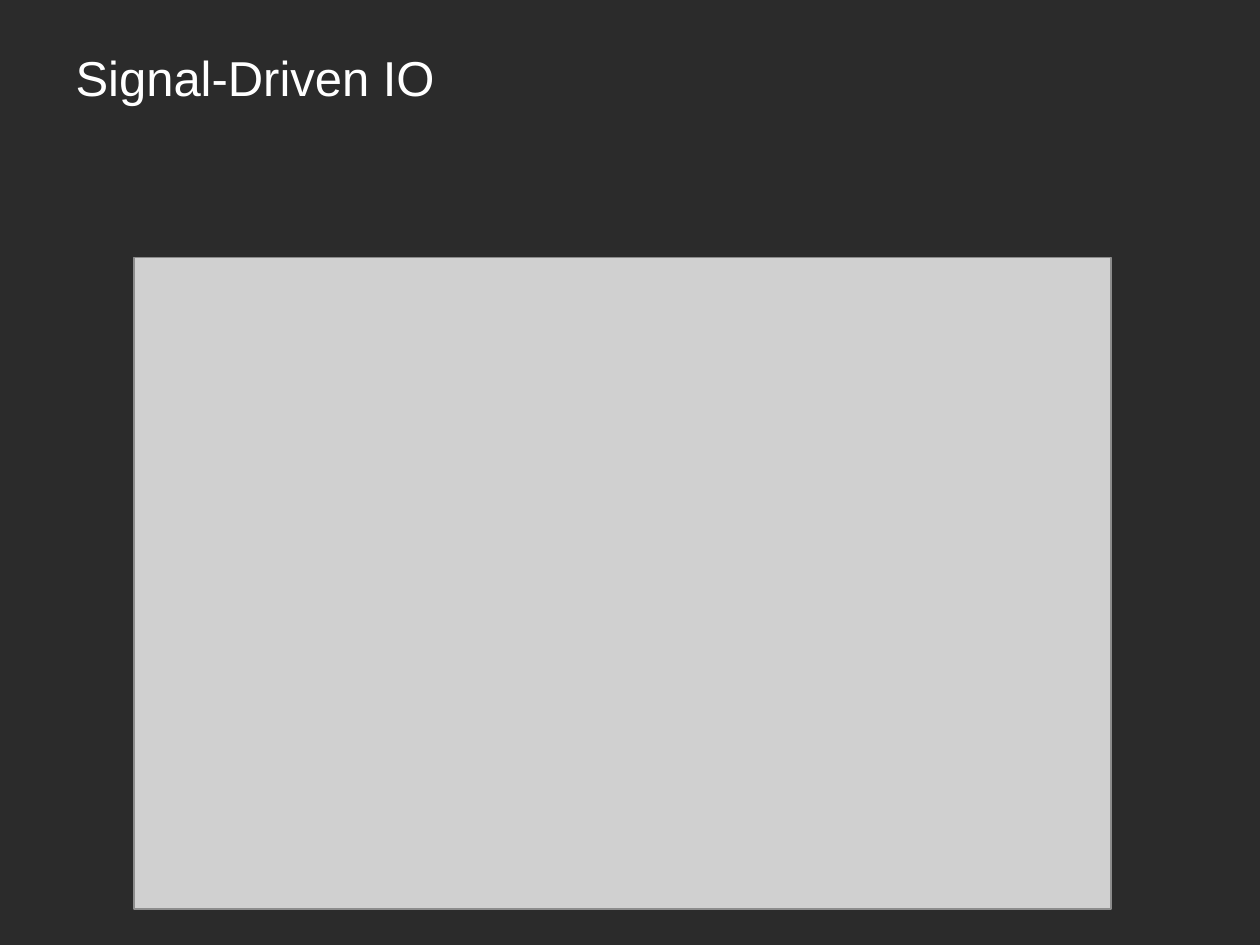
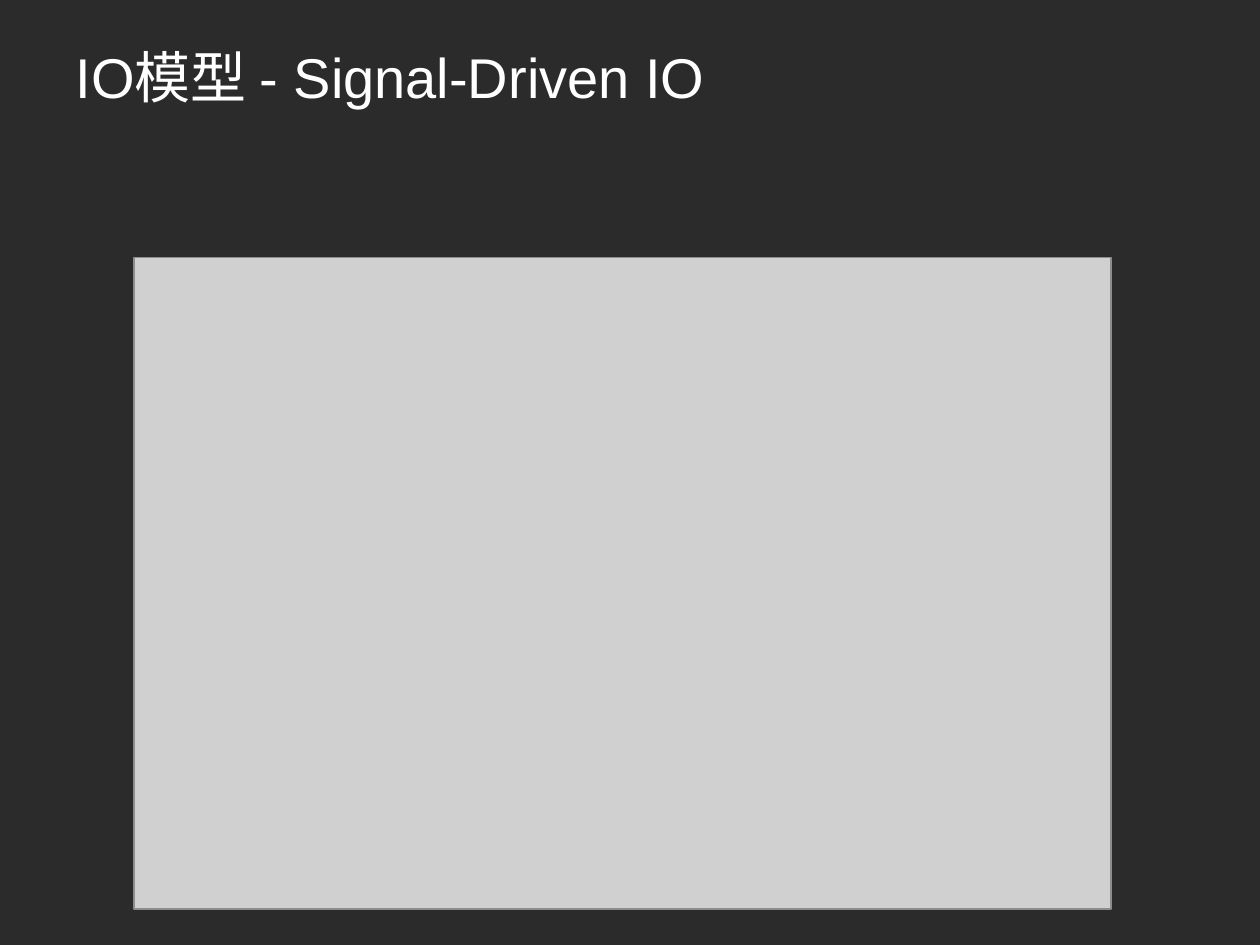
Before and after one commit to yilong7797/01-document, a slide deck: slide 10 of 05-netty/netty.pptx (slide 8 before the commit). Drawn at 1260x945 pixels with LibreOffice and Linux fonts; fonts in the diff are those of the drawing; grey boxes stand for pictures; background and template pictures are left out; a plain dark background stands for a picture behind light text. Boxes give left, top, right and bottom in pixels: in the first picture for what was removed or moved away, otherwise in the second. Text is boxed around its words. In the diff, an @@ line names an element or a change of style, - is before the commit and + after.

```diff
--- a/05-netty/netty.pptx
+++ b/05-netty/netty.pptx
@@ title at (76,54,704,109): text changed; size 28 to 32 pt @@
-Signal-Driven IO
+IO模型 - Signal-Driven IO
```
Also in this commit, not shown: 14 other slides changed, 21 slides added, 18 slides removed, 1 other file.
